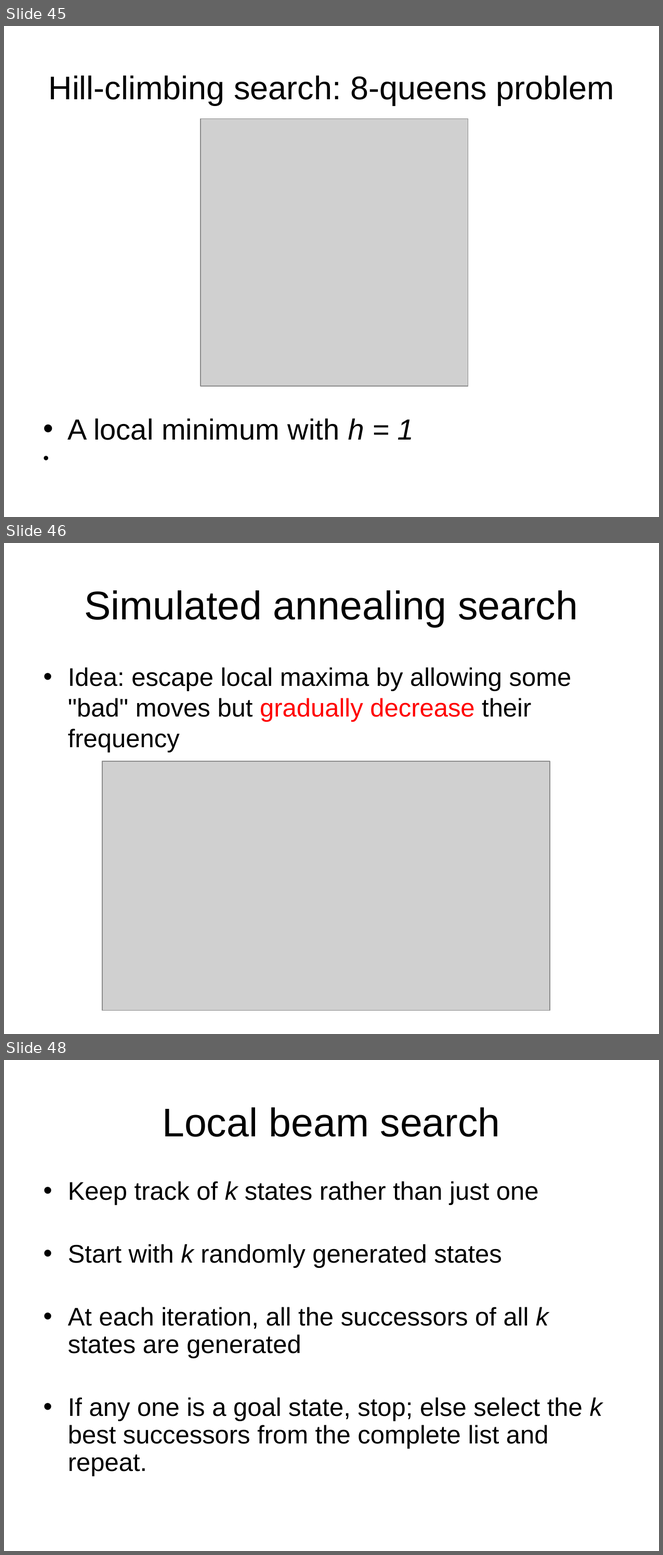
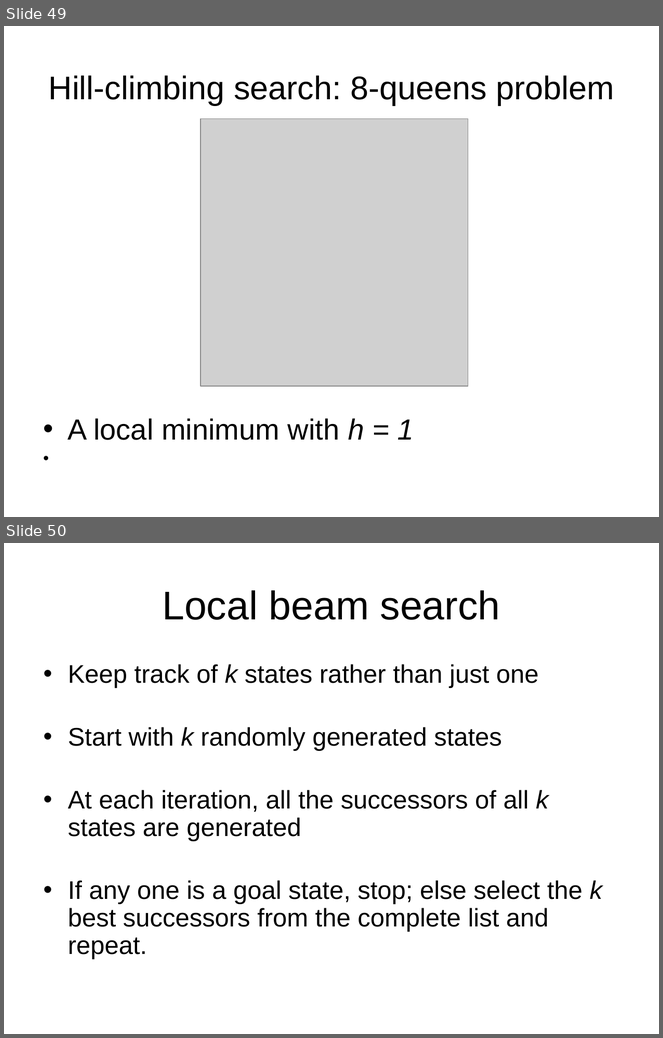
Before and after one commit to Rafi-afridi/Artificial_intelligence, a slide deck: Book slides/m4-heuristics.ppt. Shown one above the other, each under a label of ours: slides 45, 46 and 48 before the commit, slides 49 and 50 after it; the slides between them are not shown. The pictures are 663x1555 and 663x1038 pixels, drawn with LibreOffice and Linux fonts; fonts in the diff are those of the drawing; grey boxes stand for pictures. Boxes give left, top, right and bottom in pixels: in the first picture for what was removed or moved away, otherwise in the second. Text is boxed around its words. In the diff, an @@ line names an element or a change of style, - is before the commit and + after.

```diff
--- a/Book slides/m4-heuristics.ppt
+++ b/Book slides/m4-heuristics.ppt
@@ slide 46 removed at (4,543,659,1034), background #FFFFFF @@
@@ title removed at (84,590,578,627) @@
-Simulated annealing search
@@ text removed at (68,667,572,753) @@
-• Idea: escape local maxima by allowing some "bad" moves but gradually decrease their frequency
@@ picture removed at (102,761,550,1011) @@
@@ what was slide 45 is now slide 49 @@
@@ what was slide 48 is now slide 50 @@
```
Also in this commit, not shown: 4 slides added, 1 other slide removed, 6 other files.
